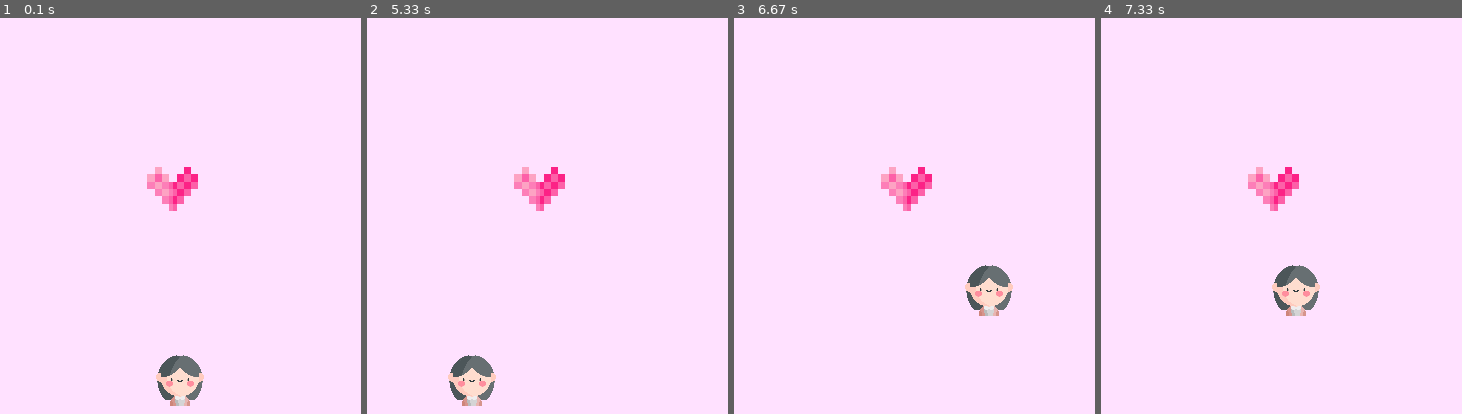
Above: before the commit, frames 1-4 (left to right).
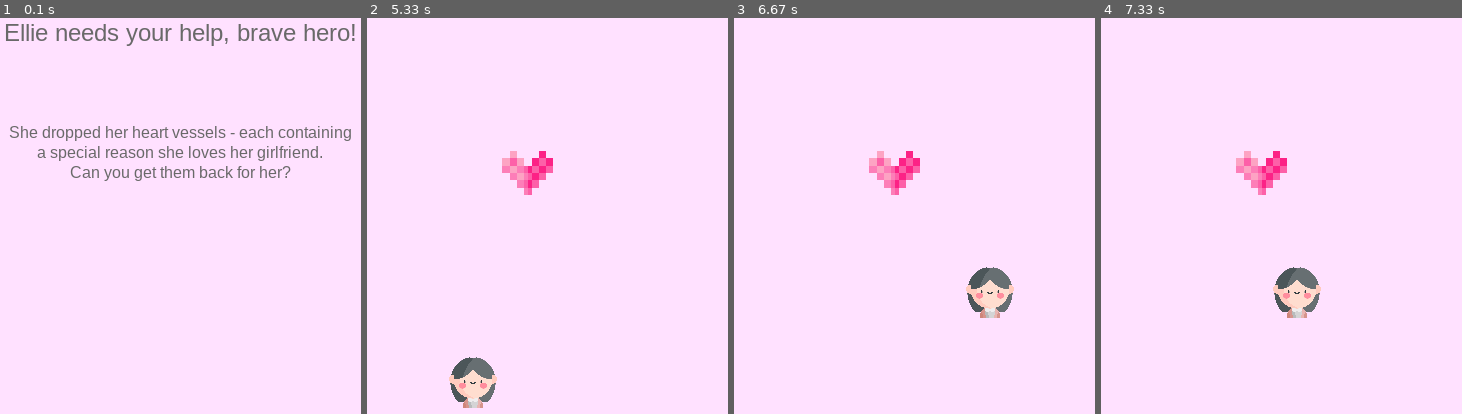
Above: after the commit, the same moments.

Repository: ellewright/first-pygame
Game: pygame game, started from main.py
Same seed, same stepped clock (60 frames per second), same inputs: the game is played once before the commit and once after it.
Inputs:
- Up to frame 1 (0.1 s): no input
- Up to frame 2 (5.33 s): hold A from 5.07 s (still down)
- Up to frame 3 (6.67 s): release A at 5.53 s; hold D 5.57-6.03 s; hold W 6.07-6.37 s; hold D from 6.4 s (still down)
- Up to frame 4 (7.33 s): release D at 6.87 s; hold A from 6.9 s (still down)

The runs differ from the first frame. In frame 1, 6.4% of the frame differs, in the area x 1-99%, y 1-98%; in frame 2, 1.8%; in frame 3, 1.8%; in frame 4, 1.8%.

Commit message:
Create title screen and adjust heart spawn border

Diff:
--- a/main.py
+++ b/main.py
@@ -3,6 +3,11 @@
 import math
 
 pygame.init()
+
+GRAY = (105, 105, 105)
+
+TITLE_FONT = pygame.font.SysFont("arial", 24, False, False)
+BODY_FONT = pygame.font.SysFont("arial", 16, False, False)
 
 FPS = 60
 WIDTH = 800
@@ -13,17 +18,17 @@
 PLAYER_WIDTH = PLAYER_ICON.get_size()[0]
 PLAYER_HEIGHT = PLAYER_ICON.get_size()[1]
 PLAYER_SPEED = 5
-PADDING_X = (PLAYER_WIDTH / 2)
-PADDING_Y = (PLAYER_HEIGHT / 2)
+PADDING_X = (PLAYER_WIDTH // 2)
+PADDING_Y = (PLAYER_HEIGHT // 2)
 
-player_x = (WIDTH / 2) - (PADDING_X)
+player_x = (WIDTH // 2) - (PADDING_X)
 player_y = HEIGHT - (PADDING_Y * 3)
 
 HEART_ICON = pygame.transform.scale_by(pygame.image.load("heart.png"), 0.1)
 HEART_WIDTH = HEART_ICON.get_size()[0]
 HEART_HEIGHT = HEART_ICON.get_size()[1]
-heart_x = random.randint(0, WIDTH - math.floor(PADDING_X + (HEART_WIDTH / 2)))
-heart_y = random.randint(0, HEIGHT - math.floor((PADDING_Y * 3) + (HEART_HEIGHT / 2)))
+heart_x = random.randint(0, WIDTH - (PADDING_X + HEART_WIDTH))
+heart_y = random.randint(0, HEIGHT - ((PADDING_Y * 3) + (HEART_HEIGHT)))
 
 screen = pygame.display.set_mode((WIDTH, HEIGHT))
 clock = pygame.time.Clock()
@@ -53,8 +58,35 @@
 
     return False
 
+def draw_title_screen():
+    TITLE_TEXT = "Ellie needs your help, brave hero!"
+    BODY_LINES = [
+        "She dropped her heart vessels - each containing",
+        "a special reason she loves her girlfriend.",
+        "Can you get them back for her?"
+    ]
+
+    screen.fill("thistle1")
+
+    title = TITLE_FONT.render(TITLE_TEXT, True, GRAY)
+    title_rect = title.get_rect(center=(WIDTH // 2, HEIGHT // 3))
+
+    screen.blit(title, title_rect)
+
+    line_level = HEIGHT // 2
+    for line in BODY_LINES:
+        rendered_line = BODY_FONT.render(line, True, GRAY)
+        line_rect = rendered_line.get_rect(center=(WIDTH // 2, line_level))
+        screen.blit(rendered_line, line_rect)
+        line_level += 20
+
+    pygame.display.flip()
+    pygame.time.delay(5000)
+
 def main():
     global player_x, player_y, heart_x, heart_y
+
+    draw_title_screen()
 
     running = True
     while running:
@@ -69,8 +101,8 @@
         control_movement()
 
         if has_collided(player_x, player_y, heart_x, heart_y):
-            heart_x = random.randint(0, WIDTH - math.floor(PADDING_X + (HEART_WIDTH / 2)))
-            heart_y = random.randint(0, HEIGHT - math.floor((PADDING_Y * 3) + (HEART_HEIGHT / 2)))
+            heart_x = random.randint(0, WIDTH - (PADDING_X + (HEART_WIDTH // 2)))
+            heart_y = random.randint(0, HEIGHT - ((PADDING_Y * 3) + (HEART_HEIGHT // 2)))
 
         pygame.display.flip()
 
